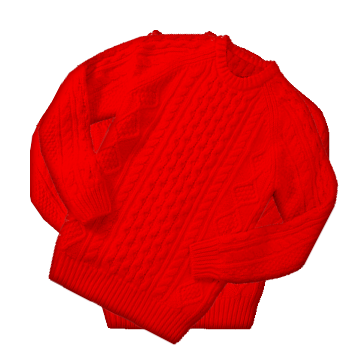
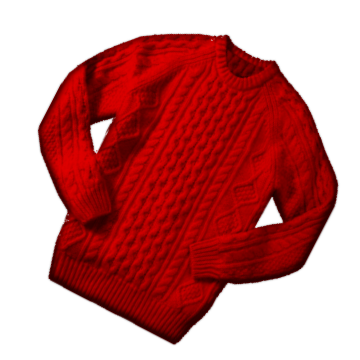
Comparing the layer stacks of the two (360, 360) images. Changes:
added layer "Sichtbar-Kopie#2" (multiply, 71%) above "Sichtbar-Kopie#1" over [36, 31, 340, 346]
hid "Sichtbar" over [30, 30, 330, 330]
